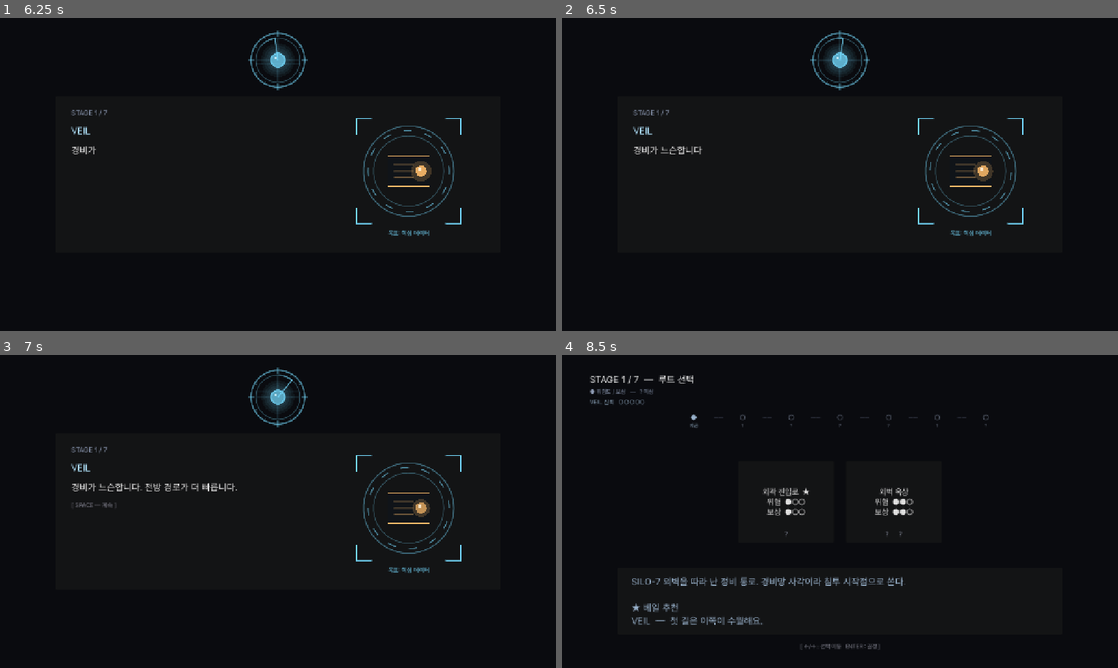
Above: before the commit, frames 1-4 (two rows, left to right).
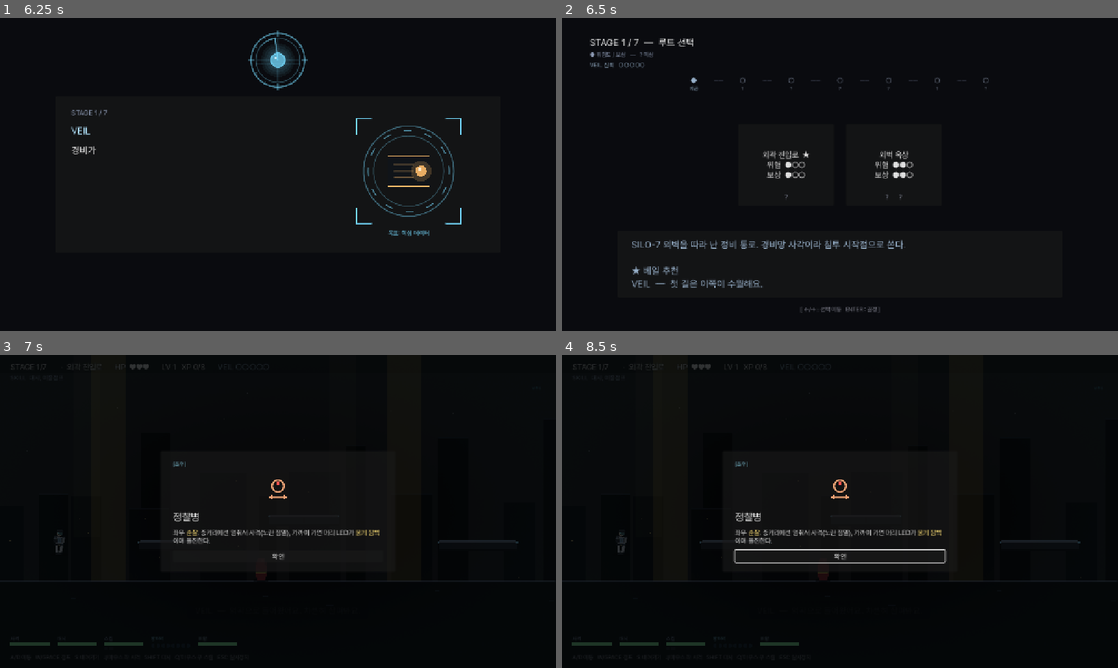
Above: after the commit, the same moments.

Repository: soomin007/EyesOnYou
Game: Godot game, scene res://scenes/main.tscn
Two runs of this game, one before a commit and one after it. Both use one fixed random seed, a clock stepped at 60 frames per second and the inputs below.
Inputs (mouse positions are in pixels of both pictures, inside the frame that each line leads up to):
- Up to frame 1 (6.25 s): click "게임 시작" at 0.5 s; click "일반 모드" at 1.25 s; click "바로 시작" at 2 s; tap Enter (ui_accept) at 2.75 s; move the mouse to (400, 158) at 2.77 s; press the mouse at (400, 158) at 2.78 s; hold D (move_right) 2.78-4.28 s; tap W (jump) at 3.02, 3.77, 5.27, 6.02 s; move the mouse to (166, 190) at 3.52 s; release the mouse at (166, 190) at 3.53 s; tap Shift (dash) at 3.6 s; move the mouse to (333, 105) at 4.27 s; hold A (move_left) 4.28-5.03 s; tap Space at 4.35 s; move the mouse to (250, 237) at 5.02 s; hold D (move_right) from 5.03 s (still down); tap Q at 5.1 s; click (250, 237) at 5.17 s; move the mouse to (444, 221) at 5.77 s; tap E at 5.85 s
- Up to frame 2 (6.5 s): keep holding D (move_right); tap Escape (pause) at 6.4 s
- Up to frame 3 (7 s): move the mouse to (111, 464) at 6.52 s; release D (move_right) at 6.53 s; hold A (move_left) from 6.53 s (still down); tap J at 6.6 s; tap W (jump) at 6.77 s
- Up to frame 4 (8.5 s): move the mouse to (867, 511) at 7.27 s; release A (move_left) at 7.28 s; hold D (move_right) 7.28-8.03 s; tap K at 7.35 s; click (867, 511) at 7.42 s; move the mouse to (756, 433) at 8.02 s; hold A (move_left) from 8.03 s (still down); click (756, 433) at 8.1 s; tap W (jump) at 8.27 s

Frame 1 is identical in both runs. In frame 2, 4.1% of the frame differs, in the area x 5-83%, y 4-95%; in frame 3, 3.4%; in frame 4, 4.0%.

Commit message:
feat(input): ESC를 어디서든 최우선으로 — 죽은 화면 제거
사용자: "어떤 상황에서도 ESC는 최우선 적용돼야". 오프닝/선택 등에서 ESC가 무반응이던 문제.
- Briefing(오프닝): ESC=브리핑 건너뛰기(루트 선택으로). 입력 락아웃 무시.
- RouteMap(선택): ESC=일시정지 메뉴(계속/스킬트리/설정/처음으로). RouteMap을 ALWAYS로 둬
  paused 중에도 ESC로 열고 닫기 둘 다 됨(PAUSABLE이면 닫기 입력을 못 받음). _input은 paused 중 SPACE 비소비.
- Ending: ESC=연출 건너뛰기(미완료=종료 프롬프트 / 완료=크레딧). 선택지는 서사 분기라 보존.
- Settings: ESC=닫기(캡쳐 중이 아닐 때. 캡쳐 중 ESC는 기존대로 캡쳐 취소).
- Credits: ESC를 입력 락아웃보다 우선 처리.
- BestiaryOverlay: 확인 버튼에 ui_cancel 단축키 → ESC로 도감 카드 닫기.

Co-Authored-By: Claude Opus 4.8 (1M context) <noreply@anthropic.com>

Diff:
--- a/scripts/BestiaryOverlay.gd
+++ b/scripts/BestiaryOverlay.gd
@@ -88,6 +88,15 @@
 	btn.text = "확인"
 	btn.process_mode = Node.PROCESS_MODE_ALWAYS
 	btn.pressed.connect(func() -> void: _close(layer))
+	# ESC로도 닫히게 — 단축키(ui_cancel) 부여. 모달+일시정지 중이라 충돌 없음.
+	# (단축키는 _unhandled_input보다 먼저 소비 → Stage의 pause 토글로 새지 않음.)
+	var sc := Shortcut.new()
+	var esc_ev := InputEventAction.new()
+	esc_ev.action = "ui_cancel"
+	var evs: Array[InputEvent] = []
+	evs.append(esc_ev)
+	sc.events = evs
+	btn.shortcut = sc
 	v.add_child(btn)
 
 	host.add_child(layer)
--- a/scripts/Briefing.gd
+++ b/scripts/Briefing.gd
@@ -86,6 +86,12 @@
 		text_label.text = full.substr(0, revealed_chars)
 
 func _unhandled_input(event: InputEvent) -> void:
+	# ESC는 최우선 — 입력 락아웃과 무관하게 브리핑 전체를 건너뛰고 루트 선택으로.
+	# (오프닝/브리핑에서 ESC가 안 먹던 문제. 어떤 화면에서도 ESC는 즉시 반응.)
+	if event.is_action_pressed("ui_cancel"):
+		get_viewport().set_input_as_handled()
+		get_tree().change_scene_to_file(SceneRouter.ROUTE_MAP)
+		return
 	if input_lockout_t > 0.0:
 		# 보스 클리어 후 잔여 점프 연타 차단.
 		return
--- a/scripts/Credits.gd
+++ b/scripts/Credits.gd
@@ -180,8 +180,7 @@
 			_show_end_menu()
 
 func _unhandled_input(event: InputEvent) -> void:
-	if _input_lockout_t > 0.0:
-		return
+	# ESC는 최우선 — 입력 락아웃과 무관하게 즉시 반응(락아웃은 점프 연타 차단용이라 ESC엔 불필요).
 	if event.is_action_pressed("ui_cancel"):
 		if _is_overlay:
 			# 오버레이 — 짧게 페이드 후 닫기.
@@ -193,6 +192,9 @@
 			# 메뉴에서 ESC — 메인으로.
 			_on_exit_pressed()
 		get_viewport().set_input_as_handled()
+		return
+	if _input_lockout_t > 0.0:
+		return
 
 # fade_long=true — 자동 종료(긴 1.5s 페이드, 여운). false — 수동 ESC(짧은 0.3s).
 func _finish(fade_long: bool) -> void:
--- a/scripts/Ending.gd
+++ b/scripts/Ending.gd
@@ -279,6 +279,16 @@
 		(hold_progress_bar.get_parent() as Control).visible = true
 
 func _unhandled_input(event: InputEvent) -> void:
+	# ESC는 최우선 — 결말 연출을 건너뛴다(입력 락아웃 무관). 선택지(있어요/없어요)는
+	# 서사 분기라 ESC로 건너뛰지 않는다(그 경우 버튼으로만 진행).
+	if event.is_action_pressed("ui_cancel") and not waiting_choice:
+		get_viewport().set_input_as_handled()
+		if sequence_complete:
+			get_tree().change_scene_to_file(SceneRouter.CREDITS)  # 종료 프롬프트 → 바로 크레딧
+		else:
+			line_idx = lines.size()   # 내러티브 즉시 종료
+			_on_sequence_done()       # 종료 프롬프트 노출
+		return
 	if waiting_choice:
 		return
 	# 시퀀스 완료 후엔 SPACE 단발은 무시 — 길게 누르기로만 타이틀 이동 (process에서 처리).
--- a/scripts/RouteMap.gd
+++ b/scripts/RouteMap.gd
@@ -20,10 +20,16 @@
 var skill_rec_icon: SkillIcon = null
 var skill_rec_name: Label = null
 var skill_rec_reason: Label = null
+# ESC 일시정지 메뉴 — Stage와 동일 패턴(계속/스킬트리/설정/처음으로).
+var pause_overlay: CanvasLayer = null
+var settings_overlay: Control = null
 
 func _ready() -> void:
 	# 안전망: 이전 scene에서 paused가 carry되어 메뉴가 freeze되는 패턴 차단.
 	get_tree().paused = false
+	# 자체 일시정지(ESC) 중에도 입력을 받아 ESC로 열고 닫기가 모두 되게 — RouteMap엔
+	# _process 게임로직이 없어 ALWAYS여도 안전(PAUSABLE이면 paused 중 ESC를 못 받아 못 닫힘).
+	process_mode = Node.PROCESS_MODE_ALWAYS
 	stage_label.text = "STAGE %d / %d  —  루트 선택" % [GameState.current_stage + 1, GameState.effective_total_stages()]
 	subtitle_label.text = "● 위험도 / 보상   —   ? 미상"
 	pool = RouteData.get_route_pool_for_stage(GameState.current_stage, GameState.route_history)
@@ -421,6 +427,9 @@
 	risk_reward_panel.visible = true
 
 func _input(event: InputEvent) -> void:
+	# 일시정지 중엔 SPACE 소비 안 함 — 일시정지 메뉴 버튼의 ui_accept(SPACE)를 막지 않게.
+	if pause_overlay != null:
+		return
 	# 스페이스(점프 키)로는 맵 확정 금지 — 플레이 중 점프 습관 탓에 맵이 뜨자마자 의도치 않게
 	# 카드가 선택돼버리는 것 방지(사용자). _input은 GUI·_unhandled_input보다 먼저 처리되므로
 	# 여기서 소비하면 버튼 ui_accept와 아래 jump 분기 양쪽 다 막힌다. Enter·W·클릭으로는 정상 확정.
@@ -428,8 +437,59 @@
 		get_viewport().set_input_as_handled()
 
 func _unhandled_input(event: InputEvent) -> void:
+	# ESC는 최우선 — 선택 화면에서도 일시정지 메뉴를 연다(이전엔 ESC가 아무 반응 없었음).
+	if event.is_action_pressed("ui_cancel"):
+		get_viewport().set_input_as_handled()
+		if pause_overlay == null:
+			_show_pause()
+		else:
+			_hide_pause()
+		return
+	if pause_overlay != null:
+		return  # 일시정지 중엔 카드 확정 입력 무시(점프/스킵으로 뒤에서 결정되는 사고 방지).
 	if event.is_action_pressed("ui_skip") or event.is_action_pressed("jump"):
 		_on_button_pressed(hovered_idx)
+
+func _show_pause() -> void:
+	get_tree().paused = true
+	SfxPlayer.play("ui_pause_open")
+	pause_overlay = PauseHelper.build(self, _on_pause_resume, _on_pause_settings, _on_pause_to_title)
+	add_child(pause_overlay)
+
+func _hide_pause() -> void:
+	if pause_overlay != null:
+		SfxPlayer.play("ui_cancel")
+		pause_overlay.queue_free()
+		pause_overlay = null
+	get_tree().paused = false
+
+func _on_pause_resume() -> void:
+	_hide_pause()
+
+func _on_pause_settings() -> void:
+	if settings_overlay != null:
+		return
+	var packed := load(SceneRouter.SETTINGS) as PackedScene
+	if packed == null:
+		return
+	settings_overlay = packed.instantiate()
+	settings_overlay.process_mode = Node.PROCESS_MODE_ALWAYS
+	if pause_overlay != null:
+		pause_overlay.add_child(settings_overlay)
+	else:
+		add_child(settings_overlay)
+	if settings_overlay.has_signal("closed"):
+		settings_overlay.closed.connect(_on_settings_closed)
+
+func _on_settings_closed() -> void:
+	if settings_overlay != null:
+		settings_overlay.queue_free()
+		settings_overlay = null
+
+func _on_pause_to_title() -> void:
+	get_tree().paused = false
+	GameState.reset()
+	get_tree().change_scene_to_file(SceneRouter.TITLE)
 
 func _on_button_pressed(idx: int) -> void:
 	if idx < 0 or idx >= pool.size():
--- a/scripts/Settings.gd
+++ b/scripts/Settings.gd
@@ -789,6 +789,11 @@
 func _input(event: InputEvent) -> void:
 	# 캡쳐 중엔 아래 분기만. 그 외엔 Q/E or LB/RB로 탭 전환 가능.
 	if capturing_action == "":
+		# ESC/뒤로 = 닫기 (최우선). 캡쳐 중 ESC는 아래에서 캡쳐 취소로 처리되므로 여기선 제외.
+		if event.is_action_pressed("ui_cancel"):
+			get_viewport().set_input_as_handled()
+			_on_close_pressed()
+			return
 		var tab_dir: int = 0
 		if event is InputEventKey:
 			var ke := event as InputEventKey
